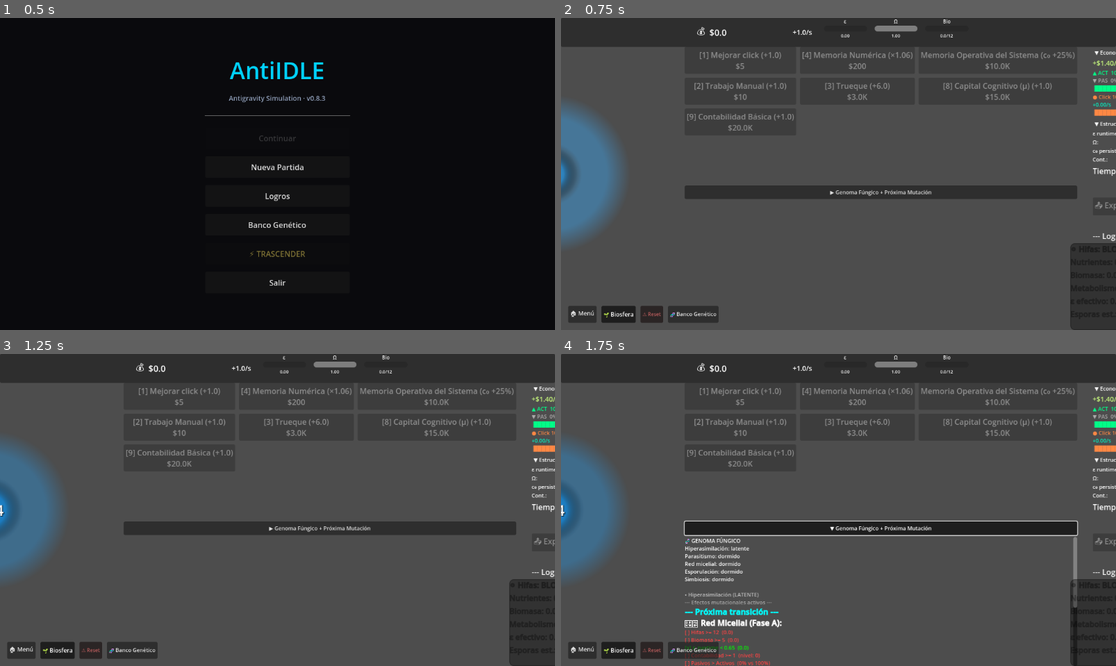
Above: before the commit, frames 1-4 (two rows, left to right).
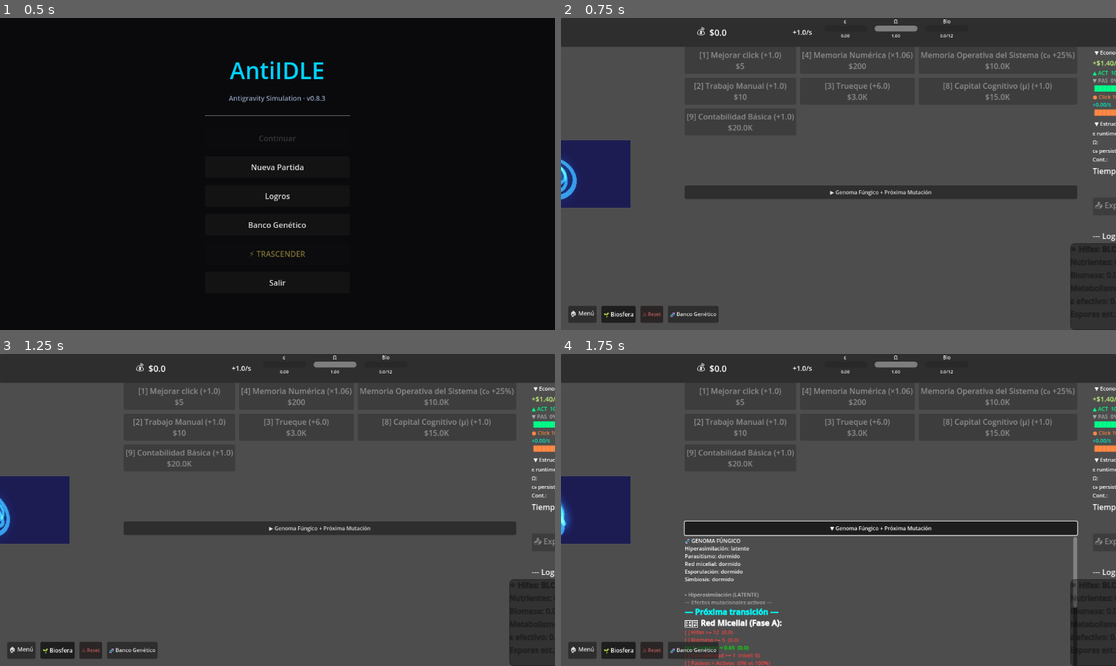
Above: after the commit, the same moments.

Repository: amurito/godot-idle-game
Game: Godot game, scene res://MainMenu.tscn
Same seed, same stepped clock (60 frames per second), same inputs: the game is played once before the commit and once after it.
Inputs:
- Up to frame 1 (0.5 s): no input
- Up to frame 2 (0.75 s): click "Nueva Partida" at 0.5 s
- Up to frame 3 (1.25 s): no input
- Up to frame 4 (1.75 s): click "▶ Genoma Fúngico + Próxima Mu…" at 1.25 s

Frame 1 is identical in both runs. In frame 2, 4.2% of the frame differs, in the area x 0-13%, y 27-73%; in frame 3, 4.1%; in frame 4, 4.1%.

Commit message:
feat: Reactor3D — reactor 3D espectacular en SubViewport
- Reactor3D.gd: nodo Node3D creado proceduralmente (Core, Glow,
  3 anillos toro, GPUParticles3D, Camera3D, WorldEnvironment+bloom)
- Materiales UNSHADED con emission para bloom real via Forward+
- API compatible: set_active_delta(power) + set_tint(color)
- main.tscn: SubViewportContainer + SubViewport dentro de BigClickButton
  (mouse_filter=IGNORE para que los clicks pasen al botón)
- main.gd: feature flag _use_3d_reactor, _init_reactor_3d(),
  sync de pulso y color; fallback automático a 2D si falla

Co-Authored-By: Claude Opus 4.7 <noreply@anthropic.com>

Diff:
--- /dev/null
+++ b/Reactor3D.gd
@@ -0,0 +1,200 @@
+extends Node3D
+
+# ============================================================
+# REACTOR 3D — v1.0
+# Todos los nodos se crean proceduralmente en _ready().
+# API pública (compatible con ReactorVisual):
+#   set_active_delta(power: float) — pulso + escala
+#   set_tint(color: Color)         — color de mutación
+# ============================================================
+
+const BASE_SCALE    := 0.8
+const SCALE_LOG_FACTOR := 0.22
+const MAX_SCALE     := 3.5
+const PULSE_DECAY   := 5.0
+const PULSE_STRENGTH := 0.45
+
+var core:      MeshInstance3D
+var glow:      MeshInstance3D
+var particles: GPUParticles3D
+var rings:     Array[MeshInstance3D] = []
+
+var core_mat: StandardMaterial3D
+var glow_mat: StandardMaterial3D
+
+var target_scale:  float = BASE_SCALE
+var current_scale: float = BASE_SCALE
+var pulse:         float = 0.0
+var target_tint:   Color = Color(0.15, 0.65, 1.0)
+
+# ---- Ciclo de vida ----
+
+func _ready() -> void:
+	_build_environment()
+	_build_camera()
+	_build_meshes()
+	_build_particles()
+	_setup_materials()
+
+func _build_environment() -> void:
+	var env := Environment.new()
+	env.background_mode = Environment.BG_COLOR
+	env.background_color = Color(0.02, 0.02, 0.05, 1.0)
+	env.glow_enabled = true
+	env.glow_bloom = 0.25
+	env.glow_intensity = 1.4
+	env.glow_strength = 1.0
+	env.glow_hdr_threshold = 0.4
+	env.tonemap_mode = Environment.TONE_MAPPER_FILMIC
+	var we := WorldEnvironment.new()
+	we.environment = env
+	add_child(we)
+
+func _build_camera() -> void:
+	var cam := Camera3D.new()
+	cam.position = Vector3(0.0, 0.3, 4.5)
+	cam.fov = 60.0
+	add_child(cam)
+	cam.look_at(Vector3.ZERO, Vector3.UP)
+
+func _build_meshes() -> void:
+	# Núcleo (esfera central)
+	var s := SphereMesh.new()
+	s.radius = 0.6
+	s.height = 1.2
+	core = MeshInstance3D.new()
+	core.mesh = s
+	add_child(core)
+
+	# Halo (esfera más grande, aditiva)
+	var gs := SphereMesh.new()
+	gs.radius = 0.8
+	gs.height = 1.6
+	glow = MeshInstance3D.new()
+	glow.mesh = gs
+	add_child(glow)
+
+	# Anillos (tres toros en ángulos distintos)
+	var ring_defs := [
+		{"inner": 0.85, "outer": 1.05, "rot": Vector3(45.0,  0.0,  0.0)},
+		{"inner": 1.20, "outer": 1.45, "rot": Vector3(60.0, 30.0,  0.0)},
+		{"inner": 1.60, "outer": 1.90, "rot": Vector3(20.0, 75.0, 45.0)},
+	]
+	for d in ring_defs:
+		var t := TorusMesh.new()
+		t.inner_radius = d["inner"]
+		t.outer_radius = d["outer"]
+		var r := MeshInstance3D.new()
+		r.mesh = t
+		r.rotation_degrees = d["rot"]
+		add_child(r)
+		rings.append(r)
+
+func _build_particles() -> void:
+	var pm := ParticleProcessMaterial.new()
+	pm.emission_shape = ParticleProcessMaterial.EMISSION_SHAPE_SPHERE
+	pm.emission_sphere_radius = 0.7
+	pm.direction = Vector3(0.0, 1.0, 0.0)
+	pm.spread = 90.0
+	pm.initial_velocity_min = 0.8
+	pm.initial_velocity_max = 2.5
+	pm.gravity = Vector3(0.0, 0.3, 0.0)
+	pm.scale_min = 0.05
+	pm.scale_max = 0.15
+	pm.color = target_tint
+
+	particles = GPUParticles3D.new()
+	particles.amount = 120
+	particles.lifetime = 1.2
+	particles.explosiveness = 0.05
+	particles.process_material = pm
+	add_child(particles)
+
+func _setup_materials() -> void:
+	# Núcleo: unshaded para que el glow del WorldEnvironment lo recoja
+	core_mat = StandardMaterial3D.new()
+	core_mat.shading_mode = BaseMaterial3D.SHADING_MODE_UNSHADED
+	core_mat.emission_enabled = true
+	core_mat.emission_energy_multiplier = 2.0
+	core.material_override = core_mat
+
+	# Halo: aditivo semitransparente
+	glow_mat = StandardMaterial3D.new()
+	glow_mat.shading_mode = BaseMaterial3D.SHADING_MODE_UNSHADED
+	glow_mat.emission_enabled = true
+	glow_mat.transparency = BaseMaterial3D.TRANSPARENCY_ALPHA
+	glow_mat.blend_mode = BaseMaterial3D.BLEND_MODE_ADD
+	glow_mat.emission_energy_multiplier = 0.7
+	glow.material_override = glow_mat
+
+	# Anillos: aditivos semitransparentes
+	for ring in rings:
+		var mat := StandardMaterial3D.new()
+		mat.shading_mode = BaseMaterial3D.SHADING_MODE_UNSHADED
+		mat.emission_enabled = true
+		mat.transparency = BaseMaterial3D.TRANSPARENCY_ALPHA
+		mat.blend_mode = BaseMaterial3D.BLEND_MODE_ADD
+		mat.emission_energy_multiplier = 0.9
+		ring.material_override = mat
+
+	_apply_color(target_tint)
+
+# ---- API pública ----
+
+func set_active_delta(power: float) -> void:
+	pulse = 1.0
+	target_scale = BASE_SCALE + log(max(power, 1.0)) * SCALE_LOG_FACTOR
+	target_scale = clamp(target_scale, BASE_SCALE, MAX_SCALE)
+
+func set_tint(color: Color) -> void:
+	target_tint = color
+
+# ---- Proceso ----
+
+func _process(delta: float) -> void:
+	var epsilon: float = StructuralModel.epsilon_runtime
+	var biomasa: float = BiosphereEngine.biomasa
+	var seta_bonus: float = 1.25 if EvoManager.seta_formada else 1.0
+
+	# Escala suave con bonus de seta y pulso
+	current_scale = lerp(current_scale, target_scale * seta_bonus, 0.15)
+	var display_s := current_scale + pulse * PULSE_STRENGTH + epsilon * 0.25
+	core.scale = Vector3(display_s, display_s, display_s)
+	glow.scale = Vector3(display_s * 1.35, display_s * 1.35, display_s * 1.35)
+
+	# Decay del pulso
+	pulse = max(pulse - delta * PULSE_DECAY, 0.0)
+
+	# Color con estrés (rojo con epsilon alto)
+	var stress := clamp(epsilon * 1.5, 0.0, 1.0)
+	var final_color := target_tint.lerp(Color(1.0, 0.2, 0.2), stress)
+	_apply_color(final_color)
+
+	# Intensidad de emisión
+	core_mat.emission_energy_multiplier = 2.0 + pulse * 3.5 + epsilon * 2.5
+	glow_mat.emission_energy_multiplier = 0.5 + pulse * 1.5 + epsilon * 1.2
+
+	# Partículas escalan con biomasa y epsilon (usando amount_ratio para no reiniciar el sistema)
+	var ratio := clamp((biomasa * 0.08 + epsilon * 0.8 + 0.1), 0.05, 1.0)
+	particles.amount_ratio = ratio
+	particles.speed_scale = 0.6 + epsilon * 1.5 + pulse * 1.0
+
+	# Rotación de anillos (velocidades y ejes distintos)
+	for i in rings.size():
+		var speed := delta * (0.35 + current_scale * 0.25) * (1.0 + i * 0.45)
+		rings[i].rotate_y(speed)
+		rings[i].rotate_x(speed * 0.35 * (1 if i % 2 == 0 else -1))
+
+# ---- Internals ----
+
+func _apply_color(c: Color) -> void:
+	core_mat.albedo_color = c
+	core_mat.emission = c
+	glow_mat.albedo_color = Color(c.r, c.g, c.b, 0.12)
+	glow_mat.emission = c
+	(particles.process_material as ParticleProcessMaterial).color = c
+	for ring in rings:
+		var mat := ring.material_override as StandardMaterial3D
+		if mat:
+			mat.albedo_color = Color(c.r, c.g, c.b, 0.55)
+			mat.emission = c
--- a/main.gd
+++ b/main.gd
@@ -8,6 +8,8 @@
 var fungi_ui: Control
 
 var reactor_visual: Node = null
+var _use_3d_reactor: bool = true
+var reactor_3d: Node = null
 
 # NG+ Mente Colmena
 var mente_colmena_active := false
@@ -859,6 +861,9 @@
 			evo_choice_panel.visible = true
 			print("🚨 Recuperando elección de rama pendiente")
 
+	if _use_3d_reactor:
+		_init_reactor_3d()
+
 func on_reactor_click(epsilon_delta: float = 0.015):
 	EconomyManager.time_since_last_click = 0.0
 	var power := get_click_power()
@@ -872,12 +877,33 @@
 
 	if is_instance_valid(UIManager.big_click_button):
 		UIManager.big_click_button.set_active_delta(power)
+	if _use_3d_reactor and is_instance_valid(reactor_3d):
+		reactor_3d.set_active_delta(power)
 
 	update_ui()
 
 func register_reactor(rv: Node):
 	reactor_visual = rv
 	print("🧪 Reactor registrado:", rv)
+
+func _init_reactor_3d() -> void:
+	var viewport := get_node_or_null(
+		"UIRootContainer/LeftPanel/CenterPanel/BigClickButton/Reactor3DContainer/Reactor3DViewport"
+	)
+	if not viewport:
+		push_warning("Reactor3D: SubViewport no encontrado, usando reactor 2D")
+		_use_3d_reactor = false
+		return
+	var ReactorScript := preload("res://Reactor3D.gd")
+	reactor_3d = ReactorScript.new()
+	viewport.add_child(reactor_3d)
+	$UIRootContainer/LeftPanel/CenterPanel/BigClickButton/Reactor3DContainer.visible = true
+	# Ocultar el reactor 2D
+	var rv := get_node_or_null("UIRootContainer/LeftPanel/CenterPanel/BigClickButton/ReactorVisual")
+	if is_instance_valid(rv):
+		rv.visible = false
+		reactor_visual = rv
+	print("✅ Reactor3D inicializado")
 
 func _mount_fungi_dlc():
 	await get_tree().process_frame
@@ -2111,6 +2137,8 @@
 		reactor_visual = $UIRootContainer/LeftPanel/CenterPanel/BigClickButton/ReactorVisual
 		return
 	reactor_visual.set_tint(EvoManager.get_reactor_color())
+	if _use_3d_reactor and is_instance_valid(reactor_3d):
+		reactor_3d.set_tint(EvoManager.get_reactor_color())
 func update_buttons():
 	for btn in get_tree().get_nodes_in_group("upgrade_buttons"):
 		if btn.has_method("update_appearance"):
--- a/main.tscn
+++ b/main.tscn
@@ -263,6 +263,16 @@
 width = 2.0
 default_color = Color(0.1, 0.8, 0.2, 0.6)
 
+[node name="Reactor3DContainer" type="SubViewportContainer" parent="UIRootContainer/LeftPanel/CenterPanel/BigClickButton"]
+visible = false
+layout_mode = 1
+anchor_right = 1.0
+anchor_bottom = 1.0
+mouse_filter = 2
+stretch = true
+
+[node name="Reactor3DViewport" type="SubViewport" parent="UIRootContainer/LeftPanel/CenterPanel/BigClickButton/Reactor3DContainer"]
+
 [node name="SporulationFinalButton" type="Button" parent="UIRootContainer/LeftPanel/CenterPanel"]
 unique_name_in_owner = true
 visible = false
